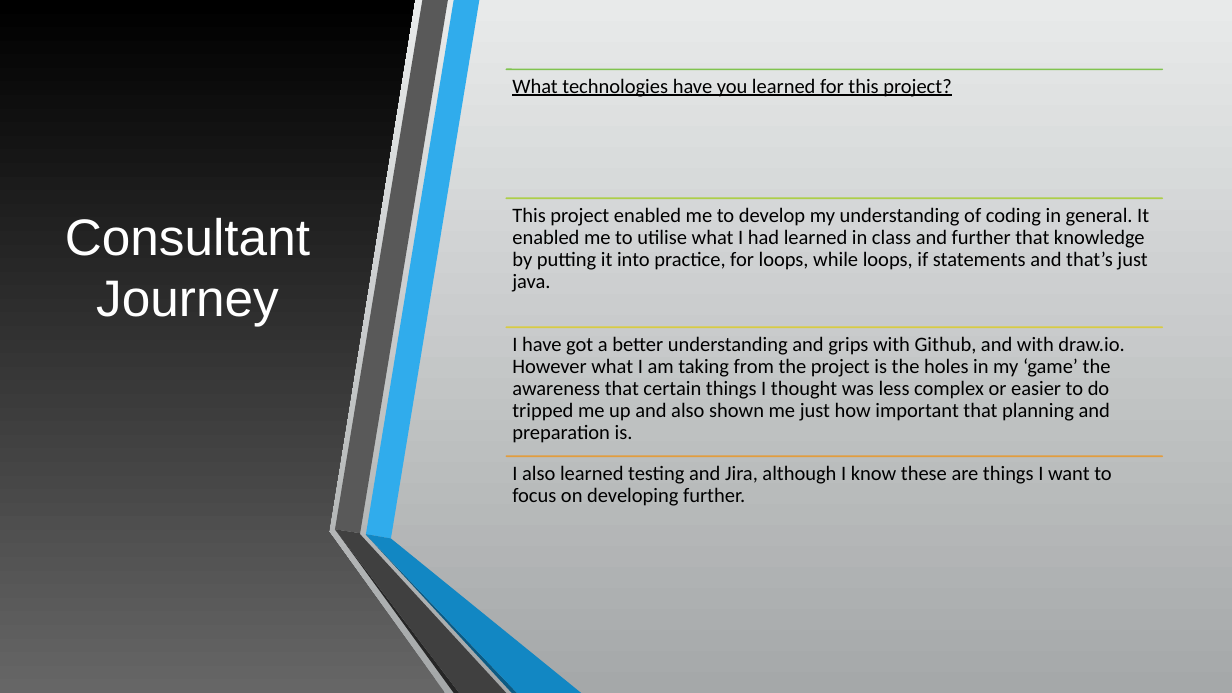
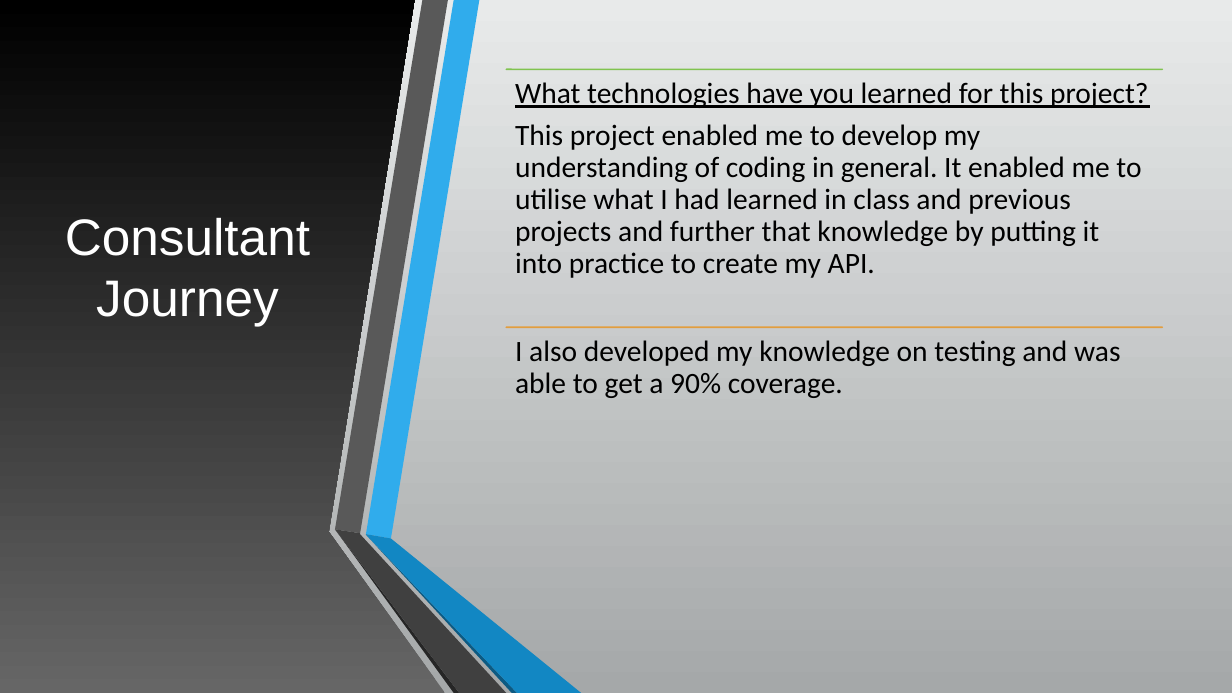
Before and after one commit to AChaffey/HWA-Project-2, a slide deck: slide 3 of documentation/Presentation2.pptx. Drawn at 1232x693 pixels with LibreOffice and Linux fonts; fonts in the diff are those of the drawing. Boxes give left, top, right and bottom in pixels: in the first picture for what was removed or moved away, otherwise in the second. Text is boxed around its words. In the diff, an @@ line names an element or a change of style, - is before the commit and + after.

```diff
--- a/documentation/Presentation2.pptx
+++ b/documentation/Presentation2.pptx
@@ text at bbox=[515, 82, 1149, 278]: text changed; size 16 to 23 pt @@
-This project enabled me to develop my understanding of coding in general. It enabled me to utilise what I had learned in class and further that knowledge by putting it into practice, for loops, while loops, if statements and that’s just java.
+What technologies have you learned for this project?
+This project enabled me to develop my understanding of coding in general. It enabled me to utilise what I had learned in class and previous projects and further that knowledge by putting it into practice to create my API.
@@ line (506, 327) - (1163, 327): stroke #D8CB43 1.25 pt to #E29D3E 1.25 pt @@
@@ text added at bbox=[515, 340, 1120, 398], 23 pt, text #000000 @@
+I also developed my knowledge on testing and was able to get a 90% coverage.
@@ group removed at bbox=[506, 78, 1163, 506]: 3 texts, 2 lines @@
-What technologies have you learned for this project?
-I have got a better understanding and grips with Github, and with draw.io. However what I am taking from the project is the holes in my ‘game’ the awareness that certain things I thought was less complex or easier to do tripped me up and also shown me just how important that planning and preparation is.
-I also learned testing and Jira, although I know these are things I want to focus on developing further.
```
Also in this commit, not shown: 7 other slides changed, 1 slide added, 4 slides removed.
